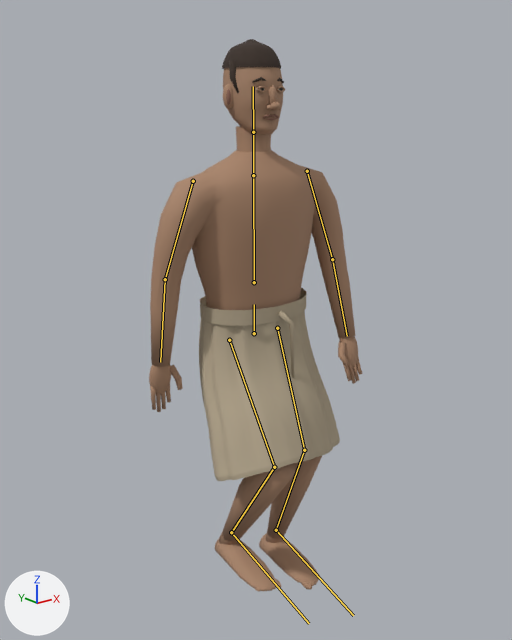
One commit to the glTF model public/models/brick-laborer.glb: the scene before it, then after it.
Both versions are drawn from a 50 mm lens placed at (-1.269, -1.595, 1.512), pointed at (0.004, -0.003, 0.875). Lighting does not change. The marker at lower left points along +X, +Y and +Z. The first picture is the older version. Both versions are drawn at frame 19 of the action 'Walk'; the numbers are the values there. The bones that change, and the others that lie on the model, are drawn over the model as lines.

In view in the first picture: 'hair-surface.012', 'iris-surface.012', 'labor-wrap-cloth-surface.001', 'lip-surface.012', 'skin-surface.012'.
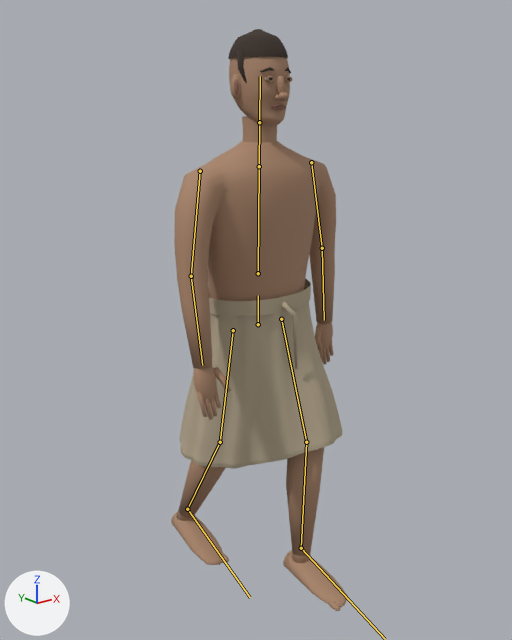
Changed parts and their boxes (x1, y1, x2, y2) in the pictures (512 x 640 px):
'skin-surface.012', posed (17% narrower): before (149, 67, 362, 592); after (171, 57, 348, 611)
'labor-wrap-cloth-surface.001', posed (15% wider): before (199, 288, 340, 481); after (179, 279, 342, 469)
'hair-surface.012', posed: before (222, 39, 284, 93); after (228, 29, 291, 83)
'lip-surface.012', posed: before (226, 89, 280, 121); after (234, 79, 288, 111)
'iris-surface.012', posed (8% narrower): before (260, 88, 283, 91); after (269, 78, 290, 81)
bone 'hips', root to tip: before (254, 333) to (254, 304); after (258, 324) to (258, 295)
bone 'spine', root to tip: before (254, 282) to (253, 175); after (258, 273) to (259, 166)
bone 'armL', root to tip: before (193, 181) to (165, 279); after (200, 171) to (191, 276)
bone 'armR', root to tip: before (307, 171) to (332, 259); after (311, 162) to (322, 248)
bone 'thighL', root to tip: before (229, 340) to (274, 467); after (233, 330) to (220, 442)
bone 'shinL', root to tip: before (274, 467) to (231, 532); after (220, 442) to (187, 509)
bone 'footL', root to tip: before (231, 532) to (309, 623); after (187, 509) to (250, 597)
bone 'thighR', root to tip: before (277, 328) to (304, 450); after (281, 319) to (306, 442)
bone 'shinR', root to tip: before (304, 450) to (276, 530); after (306, 442) to (301, 548)
bone 'footR', root to tip: before (276, 530) to (353, 615); after (301, 548) to (385, 639)

The change in detail:
Bone 'hips' (bone_hips) moves from (0.0, -0.049, 0.0) to (0.015, -0.024, 0.0).
Bone 'hips' (bone_hips) turns from (0, 0, 0) to (0, -2, 1) degrees about its own x, y and z.
Bone 'spine' (bone_spine) turns from (0, 0, 0) to (1, 3, -1) degrees about its own x, y and z.
Bone 'armL' (bone_arml) turns from (11, 0, 0) to (-6, 2, 1) degrees about its own x, y and z.
Bone 'armR' (bone_armr) turns from (-11, 0, 0) to (4, 2, 1) degrees about its own x, y and z.
Bone 'thighL' (bone_thighl) turns from (-33, 0, 0) to (9, -2, 2) degrees about its own x, y and z.
Bone 'shinL' (bone_shinl) turns from (65, 0, 0) to (21, 0, 0) degrees about its own x, y and z.
Bone 'footL' (bone_footl) turns from (-33, 0, 0) to (-24, 1, -1) degrees about its own x, y and z.
Bone 'thighR' (bone_thighr) turns from (-20, 0, 0) to (-20, -1, 2) degrees about its own x, y and z.
Bone 'shinR' (bone_shinr) turns from (41, 0, 0) to (21, 0, 0) degrees about its own x, y and z.
Bone 'footR' (bone_footr) turns from (-21, 0, 0) to (-1, 1, 0) degrees about its own x, y and z.
